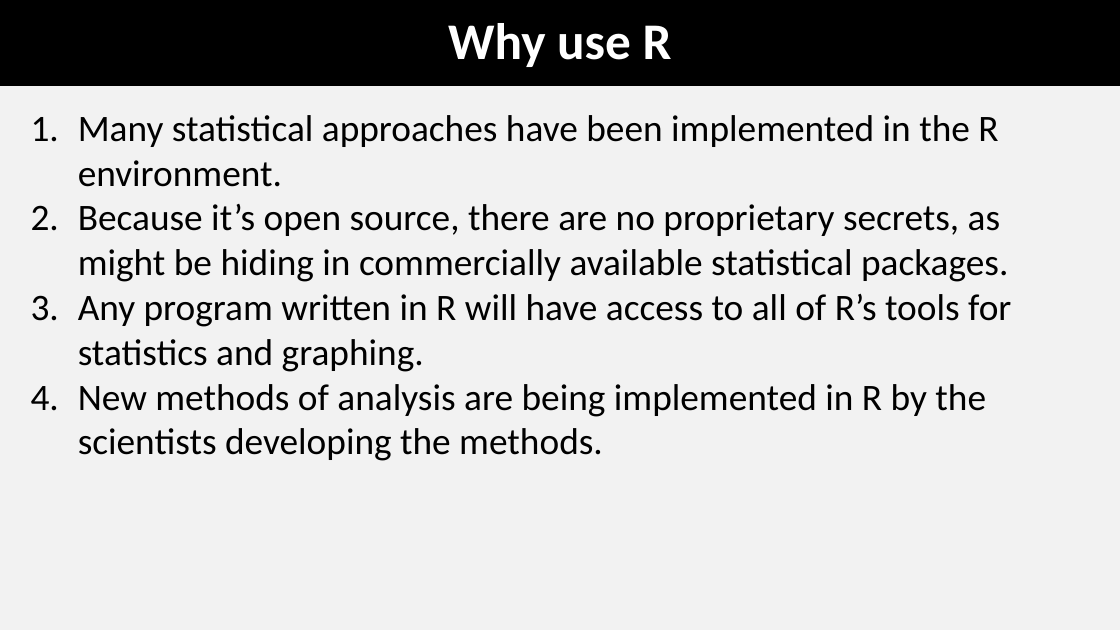
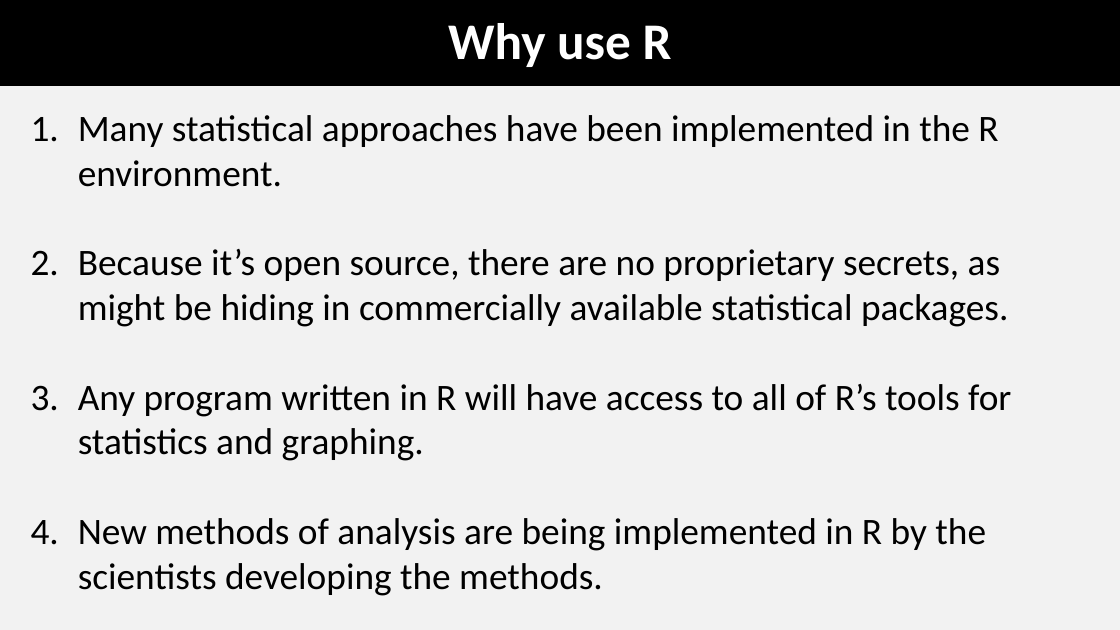
Before and after one commit to coleoguy/coleoguy.github.io, a slide deck: slide 13 of teaching/expdes/lec1.pptx. Drawn at 1120x630 pixels with LibreOffice and Linux fonts; fonts in the diff are those of the drawing. Boxes give left, top, right and bottom in pixels: in the first picture for what was removed or moved away, otherwise in the second. Text is boxed around its words. In the diff, an @@ line names an element or a change of style, - is before the commit and + after.

```diff
--- a/teaching/expdes/lec1.pptx
+++ b/teaching/expdes/lec1.pptx
@@ text "Many statistical approaches have been ..." rewrapped from [78, 115, 1011, 461] to [78, 115, 1011, 596] @@
```
Also in this commit, not shown: 6 other slides changed, 21 other files.
